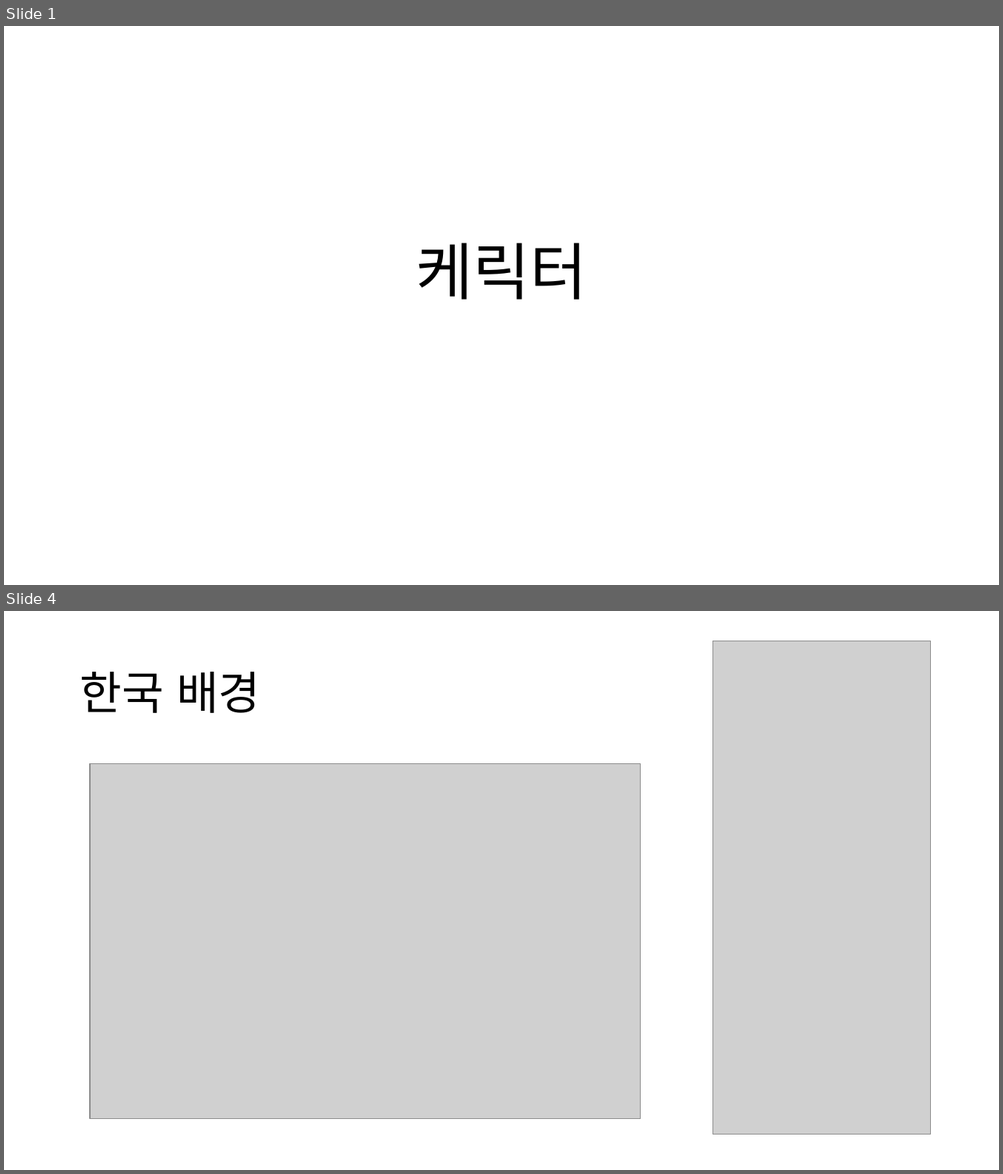
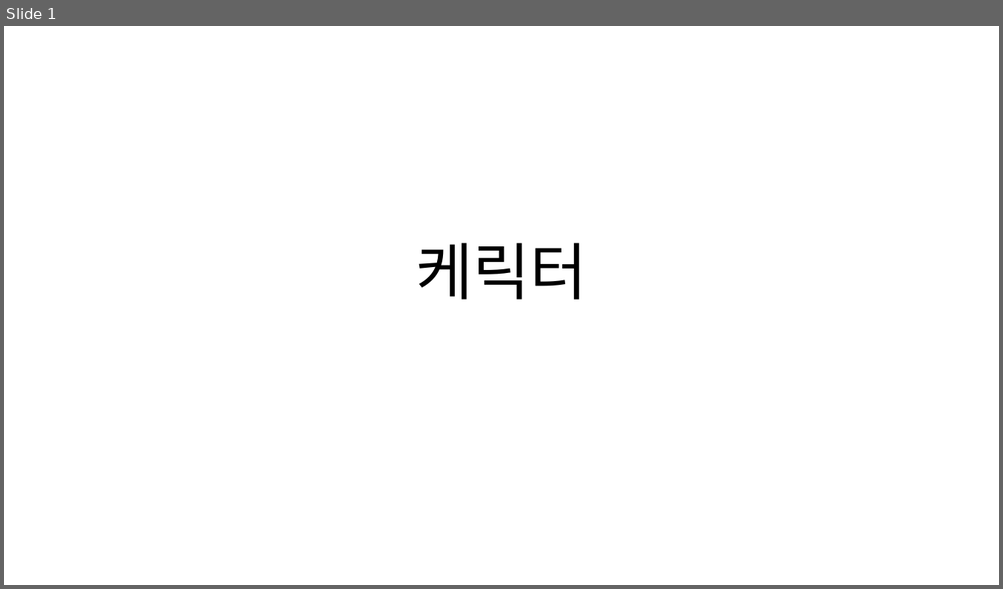
Before and after one commit to Pacman18/Plan, a slide deck: 캐릭터시리즈.pptx. Shown one above the other, each under a label of ours: slides 1 and 4 before the commit, slide 1 after it; the slides between them are not shown. The pictures are 1003x1174 and 1003x589 pixels, drawn with LibreOffice and Linux fonts; fonts in the diff are those of the drawing; grey boxes stand for pictures. Boxes give left, top, right and bottom in pixels: in the first picture for what was removed or moved away, otherwise in the second. Text is boxed around its words. In the diff, an @@ line names an element or a change of style, - is before the commit and + after.

```diff
--- a/캐릭터시리즈.pptx
+++ b/캐릭터시리즈.pptx
@@ slide 4 removed at (4,611,999,1170), background #FFFFFF @@
@@ picture removed at (713,641,930,1135) @@
@@ title removed at (79,672,260,713) @@
-한국 배경
@@ picture removed at (90,764,640,1119) @@
```
Also in this commit, not shown: 2 slides changed, 5 slides added.
